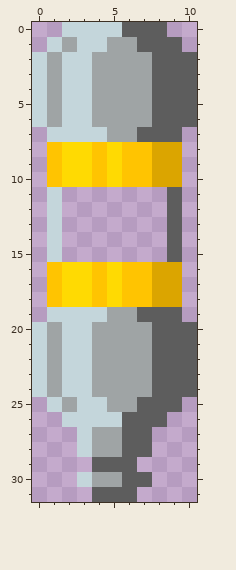
Edited in one commit: pixel-art sprite (battle/images/energy_empty.png). Above, as it was before the edit.
The file is 11x32 pixels.
Now the later version:
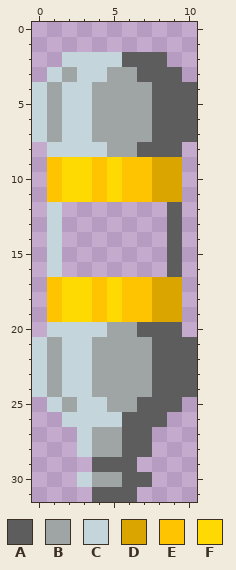
Palette (. is transparent): A #5d5d5d  B #9fa4a5  C #c4d6db  D #dba500  E #ffc401  F #ffda02
What changed:
y 0: x 2..8 CCCCAAA -> .......
y 1: x 1..9 CBCCBBAAA -> .........
y 2: x 0..1 CB -> ..; x 4..7 BBBB -> CCAA; x 9..10 AA -> ..
y 3: x 0..2 CBC -> .CB; x 4 B -> C; x 7 B -> A; x 10 A -> .
y 7: x 0..1 .C -> CB; x 4 C -> B; x 7 A -> B; x 10 . -> A
y 8: x 1..9 EFFEFEEDD -> CCCCBBAAA
y 11: x 1..9 C.......A -> EFFEFEEDD
y 16: x 1..9 EFFEFEEDD -> C.......A
y 19: x 1..9 CCCCBBAAA -> EFFEFEEDD
y 20: x 0..1 CB -> .C; x 4 B -> C; x 7 B -> A; x 10 A -> .
Pixel boxes of the changes (left, top, right, bottom) in both pictures:
changed: (32, 22, 197, 202)
changed: (32, 262, 197, 337)
